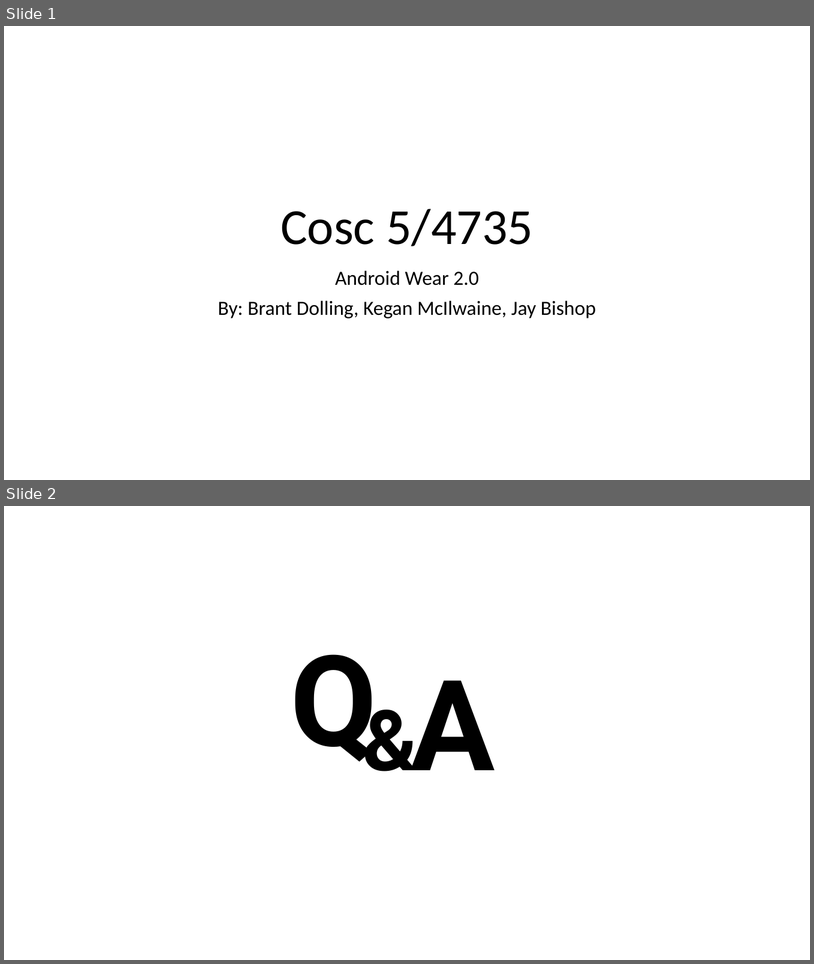
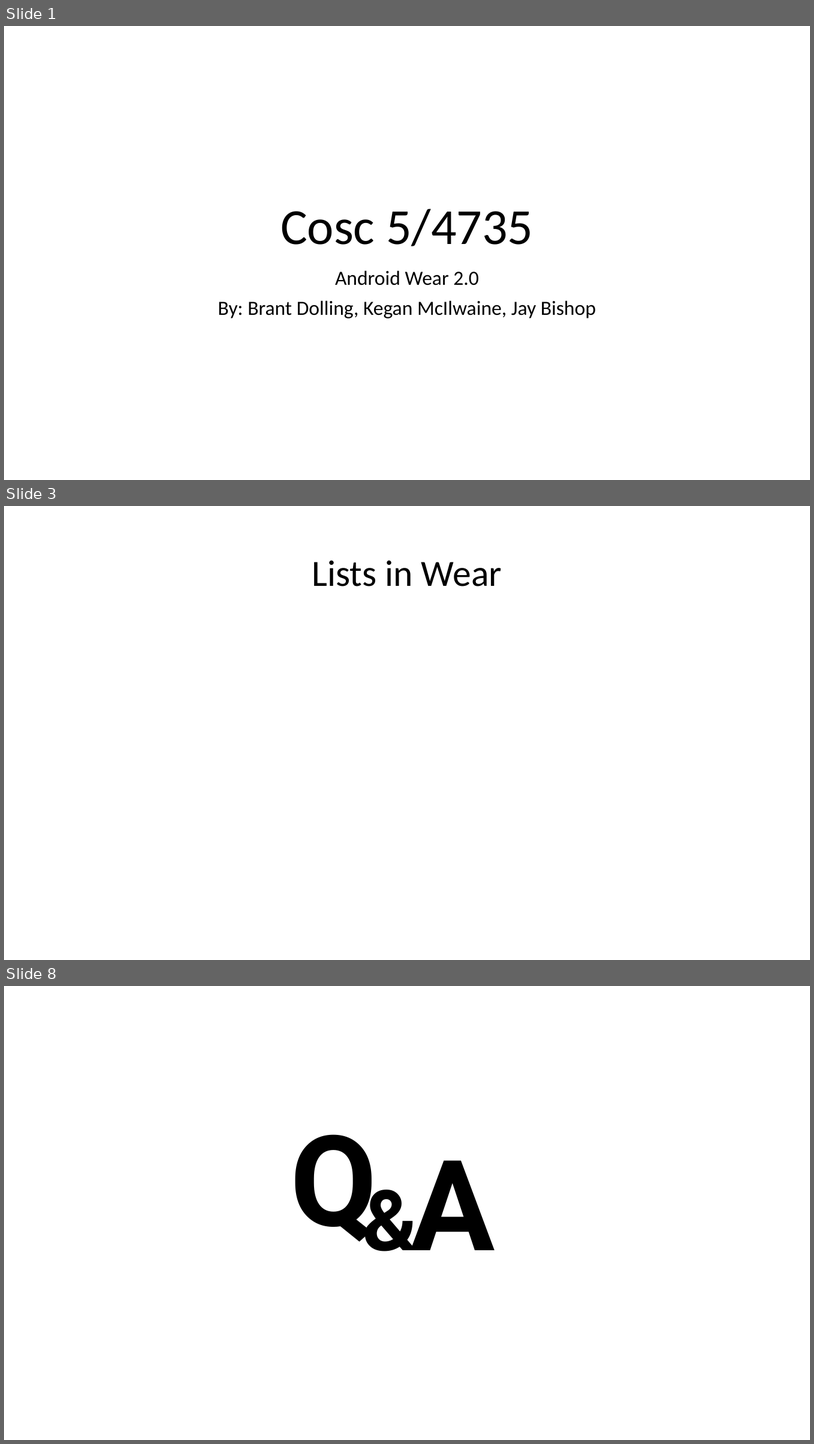
Before and after one commit to JayCBishop/COSC4735_Presentation, a slide deck: Presentation.pptx. Shown one above the other, each under a label of ours: slides 1 and 2 before the commit, slides 1, 3 and 8 after it; the slides between them are not shown. The pictures are 814x964 and 814x1444 pixels, drawn with LibreOffice and Linux fonts; fonts in the diff are those of the drawing. Boxes give left, top, right and bottom in pixels: in the first picture for what was removed or moved away, otherwise in the second. Text is boxed around its words. In the diff, an @@ line names an element or a change of style, - is before the commit and + after.

Commit message:
Added titles to the slides ill be covering.

```diff
--- a/Presentation.pptx
+++ b/Presentation.pptx
@@ slide 3 added at <box>4,506,810,960</box>, background #FFFFFF @@
@@ title added at <box>312,560,502,586</box>, 44 pt, text #000000 @@
+Lists in Wear
@@ what was slide 2 is now slide 8 @@
```
Also in this commit, not shown: 5 other slides added.
